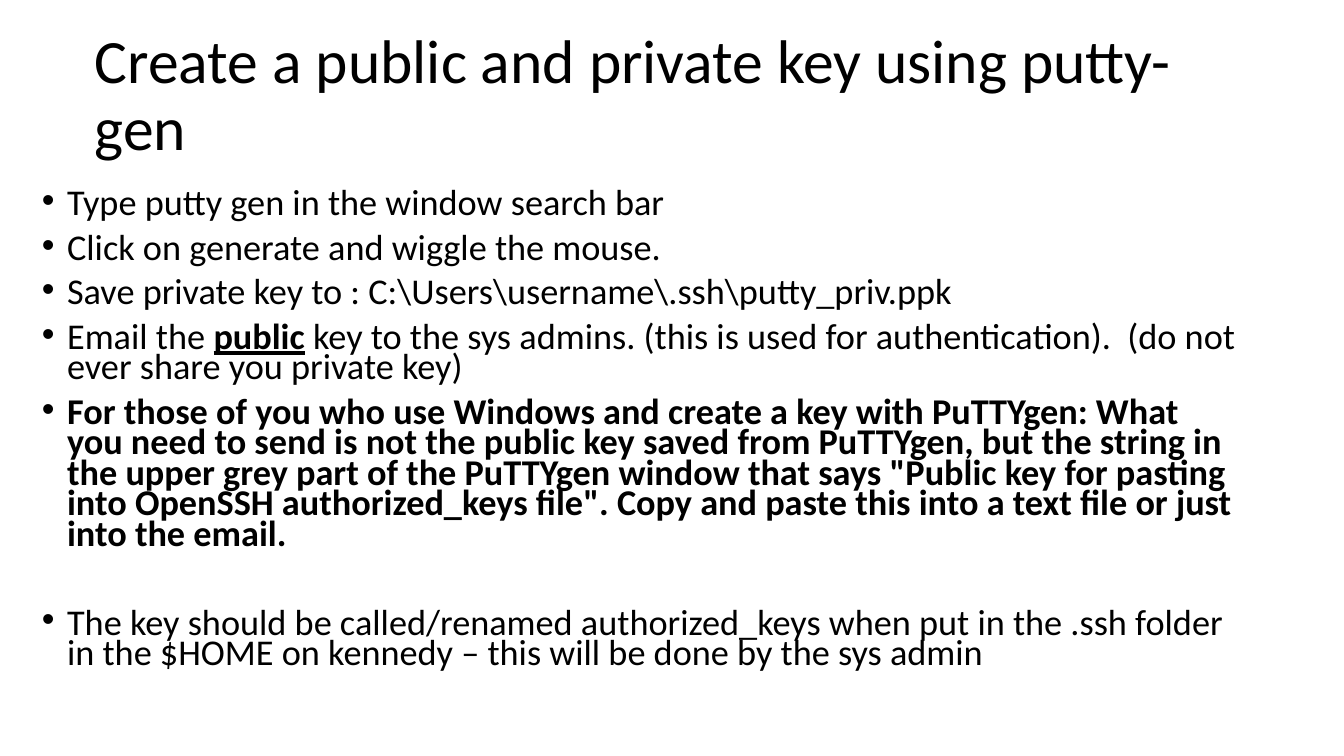
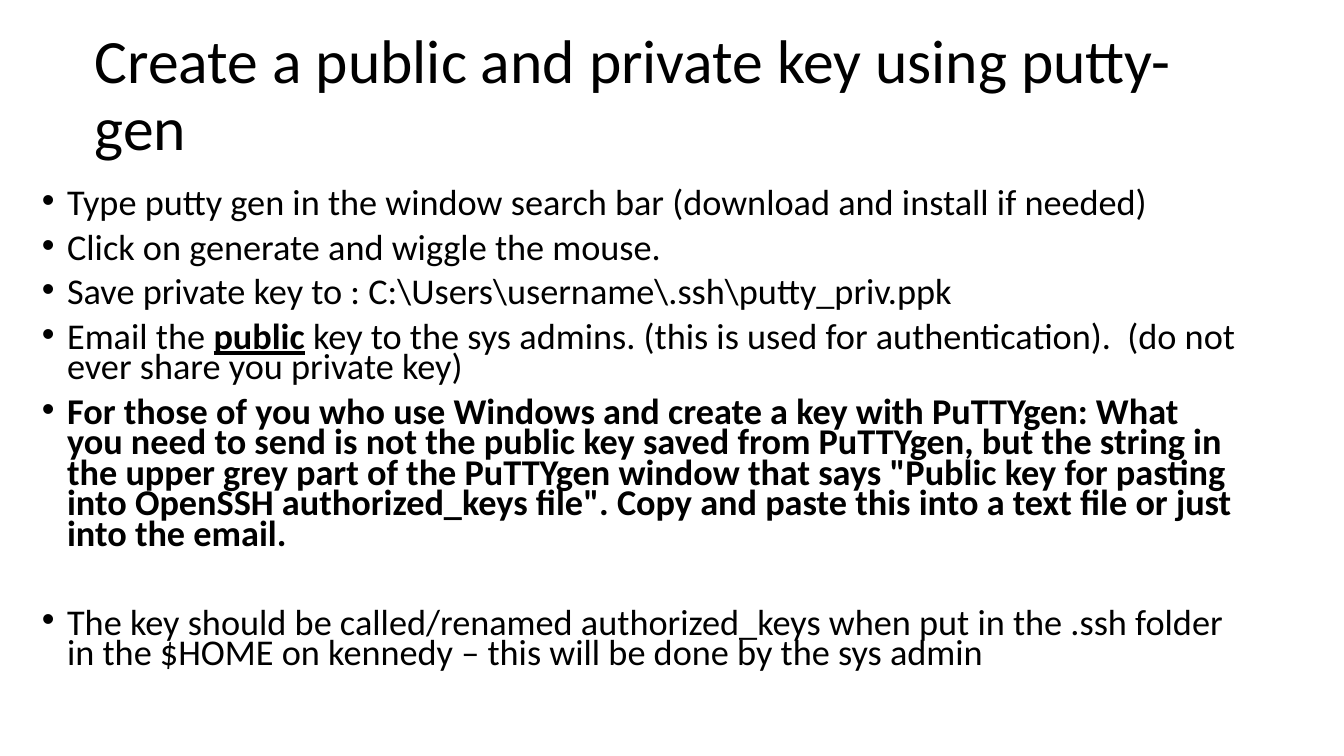
Before and after one commit to peterthorpe5/How_to_use_Kennedy_HPC, a slide deck: slide 4 of kenedy_getting_started-V1.pptx. Drawn at 1344x756 pixels with LibreOffice and Linux fonts; fonts in the diff are those of the drawing. Boxes give left, top, right and bottom in pixels: in the first picture for what was removed or moved away, otherwise in the second. Text is boxed around its words. In the diff, an @@ line names an element or a change of style, - is before the commit and + after.

```diff
--- a/kenedy_getting_started-V1.pptx
+++ b/kenedy_getting_started-V1.pptx
@@ text at [67,188,1147,222]: text changed @@
-• Type putty gen in the window search bar
+• Type putty gen in the window search bar (download and install if needed)
```
Also in this commit, not shown: 1 other slide changed.
